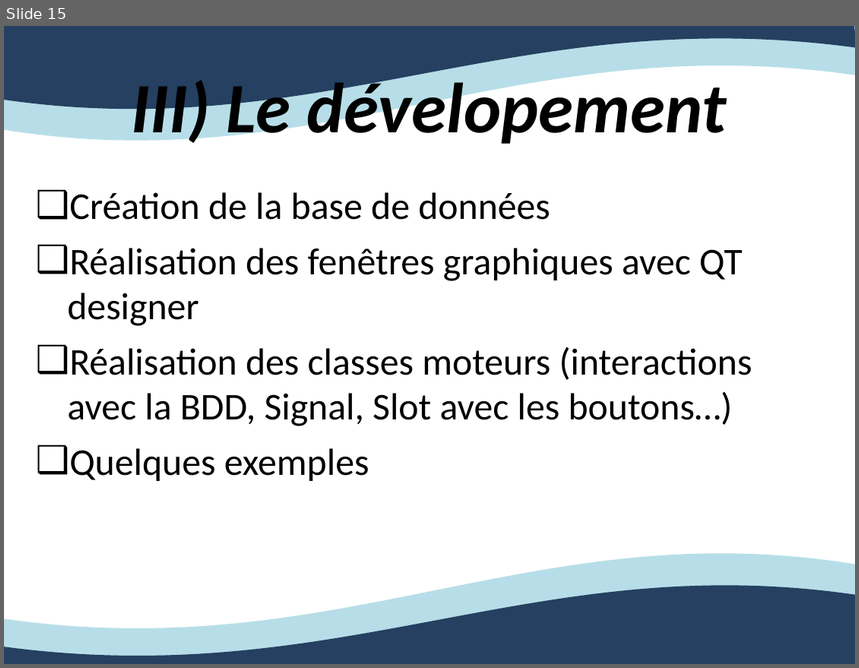
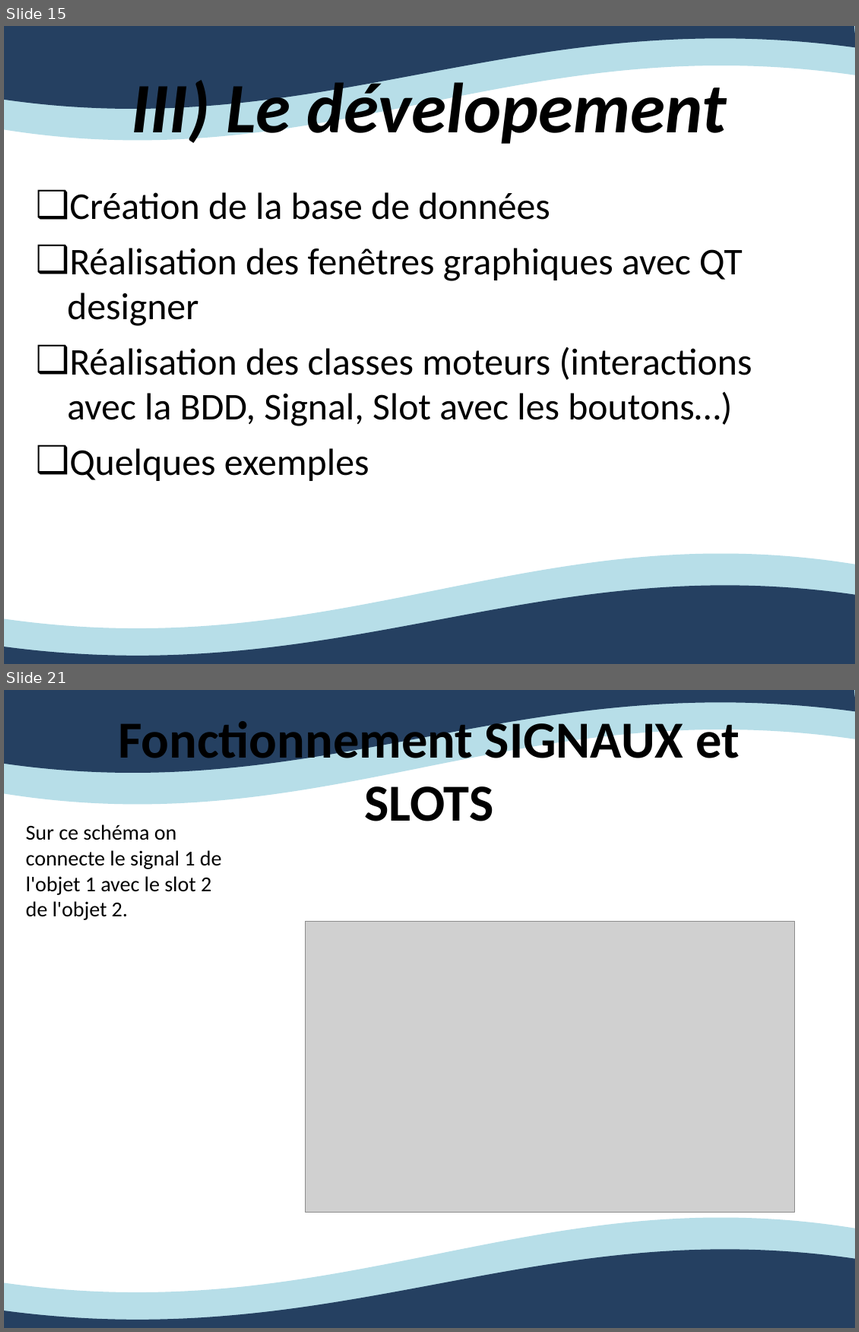
Before and after one commit to Ovan33/Immobilier, a slide deck: docs/Rapport/ProjetTuteureExpression.ppt. Shown one above the other, each under a label of ours: slide 15 before the commit, slides 15 and 21 after it; the slides between them are not shown. The pictures are 859x668 and 859x1332 pixels, drawn with LibreOffice and Linux fonts; fonts in the diff are those of the drawing; grey boxes stand for pictures. Boxes give left, top, right and bottom in pixels: in the first picture for what was removed or moved away, otherwise in the second. Text is boxed around its words. In the diff, an @@ line names an element or a change of style, - is before the commit and + after.

Commit message:
Modification du ppt en fr > anglais à faire Ajout d'images pour construction ppt Modification du fichier pencil pour la recherche des biens Ajout de la classe graphique de recherche des biens

```diff
--- a/docs/Rapport/ProjetTuteureExpression.ppt
+++ b/docs/Rapport/ProjetTuteureExpression.ppt
@@ slide 21 added at (x1=4, y1=690, x2=855, y2=1328), background #FFFFFF; not listed: 4 template elements that a slide beside it also shows @@
@@ title added at (x1=118, y1=715, x2=740, y2=821), 44 pt, text #000000, bold @@
+Fonctionnement SIGNAUX et SLOTS
@@ text added at (x1=26, y1=825, x2=222, y2=920), 18 pt, text #000000 @@
+Sur ce schéma on connecte le signal 1 de l'objet 1 avec le slot 2 de l'objet 2.
@@ picture added at (x1=305, y1=922, x2=794, y2=1214) @@
@@ slide 15 changed as well @@
@@ freeform shape at (x1=4, y1=26, x2=855, y2=140): outline redrawn @@
@@ freeform shape at (x1=4, y1=26, x2=855, y2=110): outline redrawn @@
```
Also in this commit, not shown: 14 other slides changed, 8 other slides added, 11 other files.
